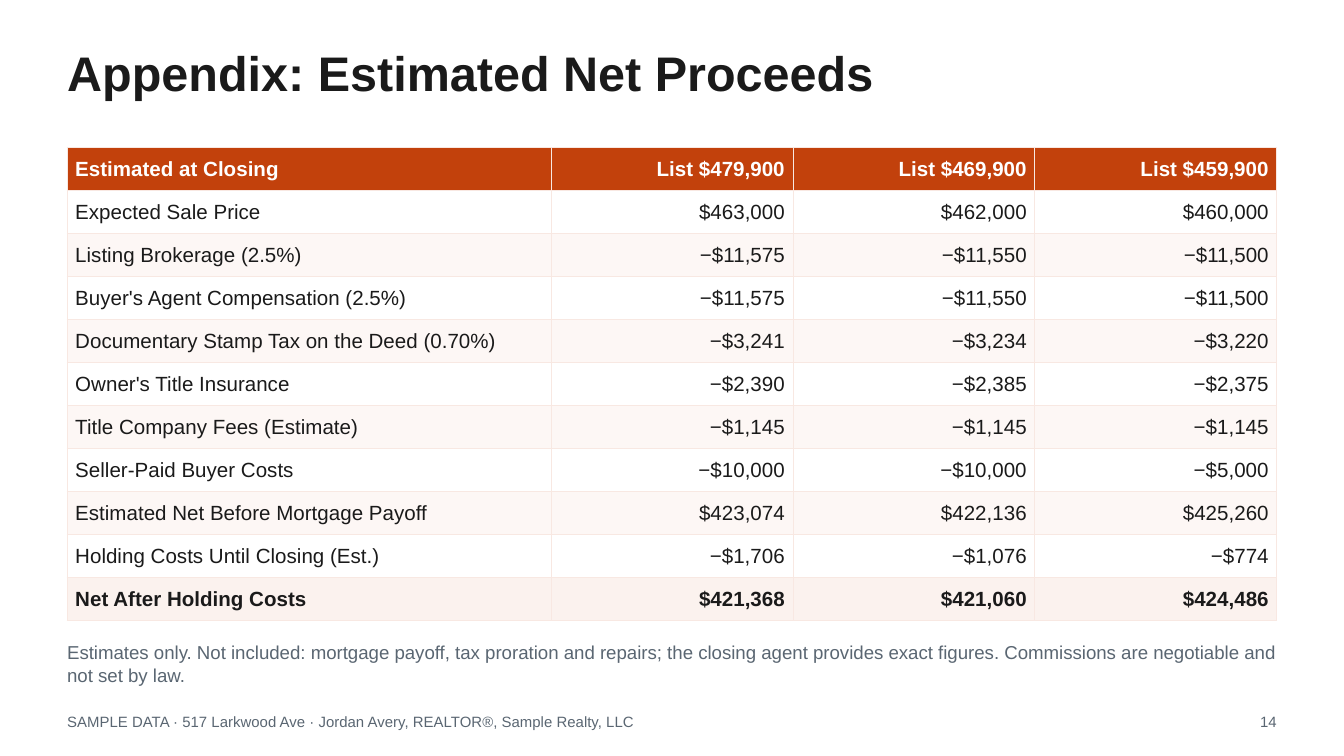
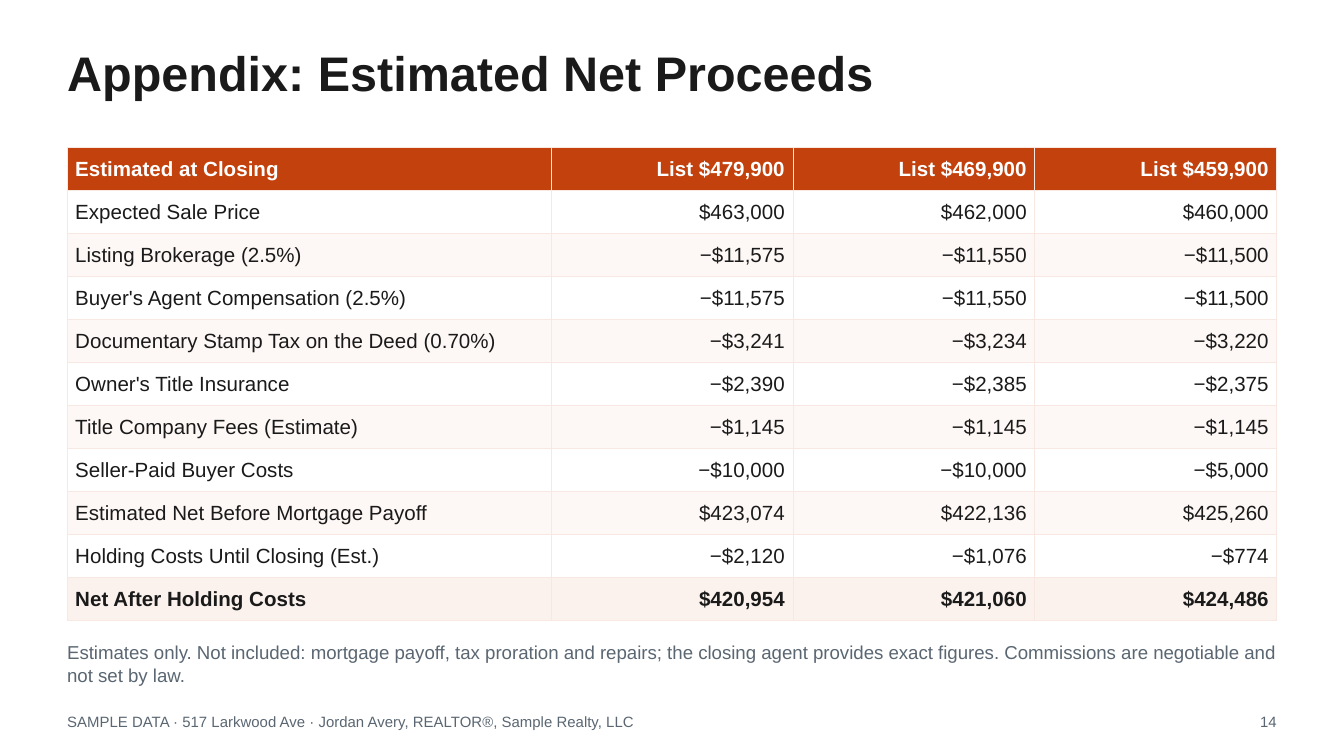
Before and after one commit to axelrivera/real-estate-skills, a slide deck: slide 14 of samples/seller-cma/517-Larkwood-Ave-Listing-Presentation.pptx. Drawn at 1344x756 pixels with LibreOffice and Linux fonts; fonts in the diff are those of the drawing. Boxes give left, top, right and bottom in pixels: in the first picture for what was removed or moved away, otherwise in the second. Text is boxed around its words. In the diff, an @@ line names an element or a change of style, - is before the commit and + after.

```diff
--- a/samples/seller-cma/517-Larkwood-Ave-Listing-Presentation.pptx
+++ b/samples/seller-cma/517-Larkwood-Ave-Listing-Presentation.pptx
@@ table at [67,148,1277,615] @@
-row 10, column 2: −$1,706
+row 10, column 2: −$2,120
-row 11, column 2: $421,368
+row 11, column 2: $420,954
```
Also in this commit, not shown: 3 other slides changed, 10 other files.
